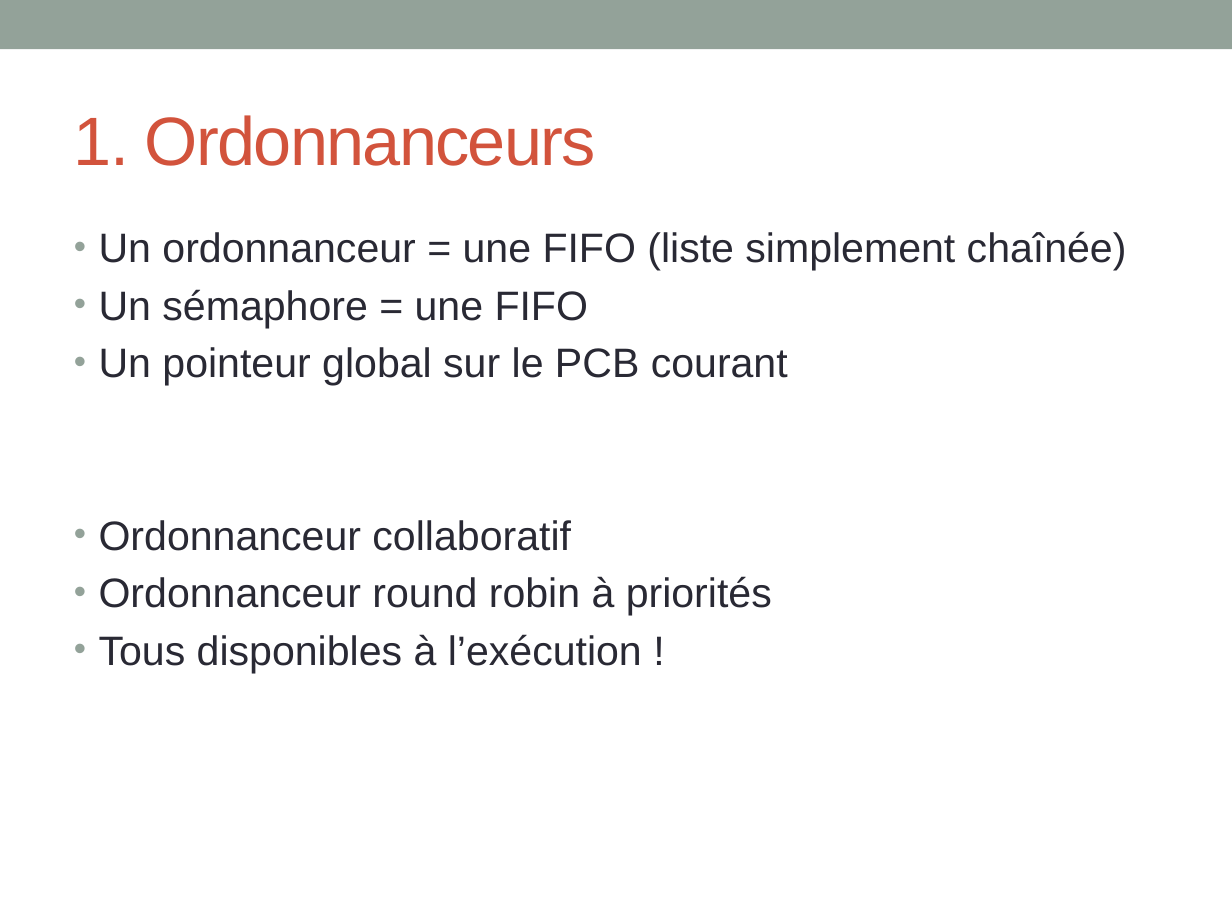
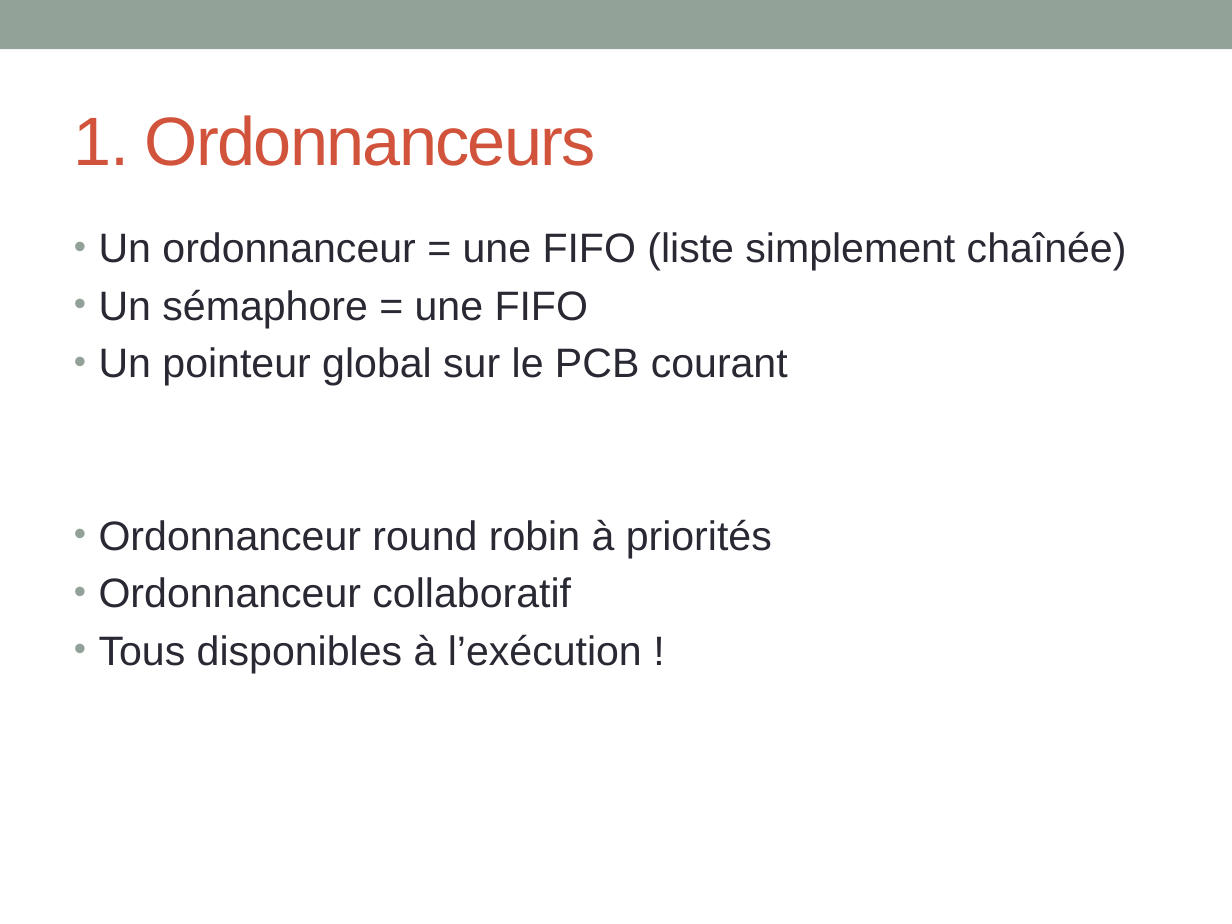
Before and after one commit to INSA-4IF-H4404-2013-2014/RaspiKernel, a slide deck: slide 3 of ppt/presentation.pptx. Drawn at 1232x924 pixels with LibreOffice and Linux fonts; fonts in the diff are those of the drawing. Boxes give left, top, right and bottom in pixels: in the first picture for what was removed or moved away, otherwise in the second. Text is boxed around its words. In the diff, an @@ line names an element or a change of style, - is before the commit and + after.

Commit message:
PPT: continues summary

```diff
--- a/ppt/presentation.pptx
+++ b/ppt/presentation.pptx
@@ text at [99, 519, 772, 558]: paragraph added @@
+• Ordonnanceur round robin à priorités
@@ text at [99, 576, 772, 616]: paragraph removed @@
-• Ordonnanceur round robin à priorités
```
